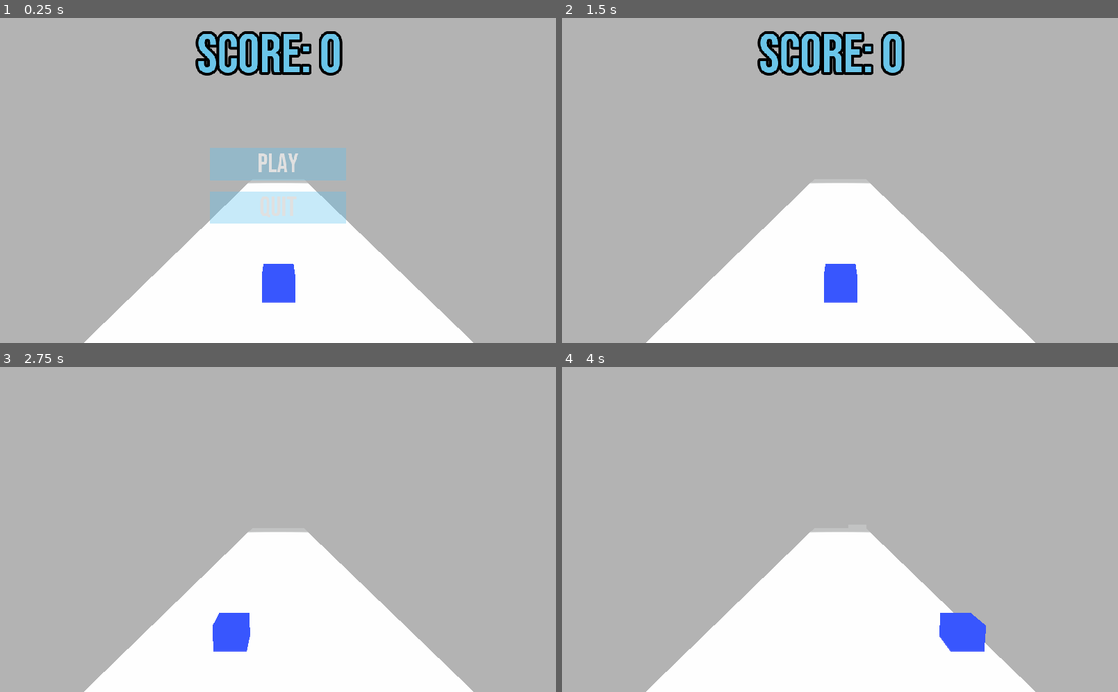
Above: before the commit, frames 1-4 (two rows, left to right).
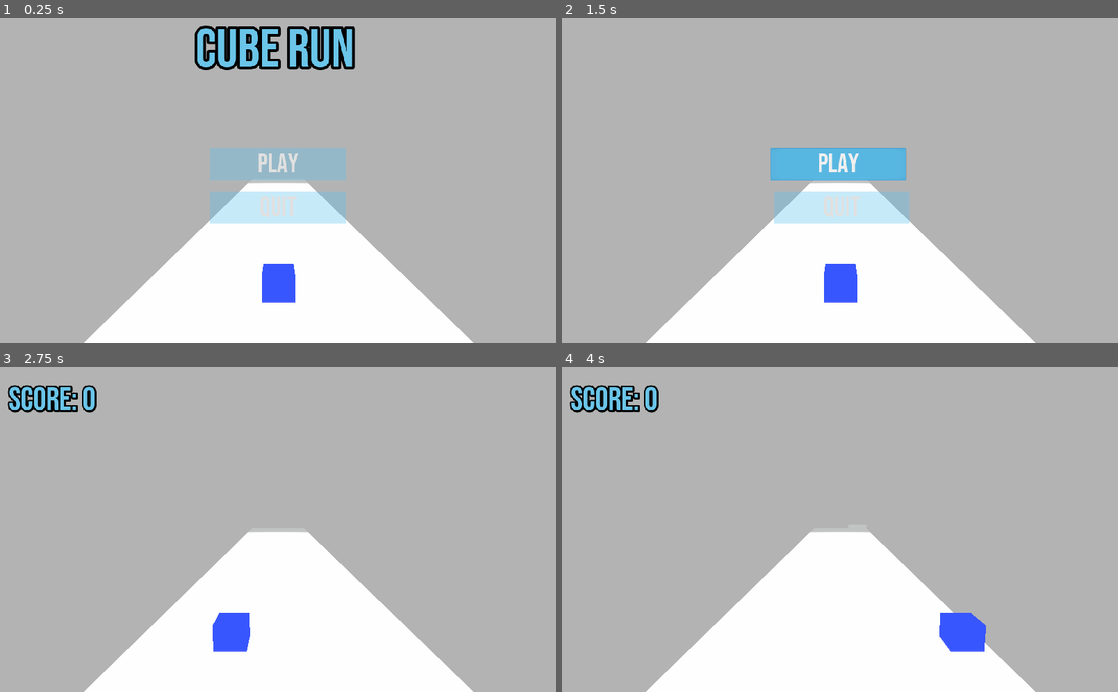
Above: after the commit, the same moments.

Repository: CrealStudio/Godot-Brackeys
Game: Godot game, scene res://scenes/World.tscn
The game is run twice, just before and just after one commit, with the same random seed, the same clock (stepped at 60 frames per second) and the same inputs.
Inputs:
- Up to frame 1 (0.25 s): no input
- Up to frame 2 (1.5 s): click "PLAY" at 0.5 s; tap Enter at 1.25 s; hold D (right) from 1.28 s (still down)
- Up to frame 3 (2.75 s): release D (right) at 2.03 s; hold A (left) from 2.03 s (still down)
- Up to frame 4 (4 s): release A (left) at 2.78 s; hold D (right) from 2.78 s (still down)

The runs differ from the first frame. In frame 1, 3.0% of the frame differs, in the area x 35-64%, y 2-18%; in frame 2, 7.8%, in the area x 35-63%, y 4-64%; in frame 3, 1.1%; in frame 4, 1.1%.

Commit message:
ui fixes

Diff:
--- /dev/null
+++ b/Bracckeys but godot/scenes/Camera.gd
@@ -0,0 +1 @@
+extends Camera
--- a/Bracckeys but godot/scenes/World.tscn
+++ b/Bracckeys but godot/scenes/World.tscn
@@ -7,6 +7,7 @@
 [ext_resource path="res://assets/font/BebasNeue-Regular.ttf" type="DynamicFontData" id=5]
 [ext_resource path="res://scenes/button_theme.tres" type="Theme" id=6]
 [ext_resource path="res://scripts/MainMenu.gd" type="Script" id=7]
+[ext_resource path="res://scenes/Camera.gd" type="Script" id=8]
 
 [sub_resource type="BoxShape" id=2]
 extents = Vector3( 6.25308, 4.24265, 1.70688 )
@@ -26,7 +27,6 @@
 fog_transmit_curve = 1.41421
 fog_height_enabled = true
 fog_height_min = 0.7
-dof_blur_far_enabled = true
 dof_blur_far_distance = 44.69
 dof_blur_far_transition = 556.2
 dof_blur_far_amount = 0.14
@@ -34,12 +34,6 @@
 glow_intensity = 1.66
 
 [sub_resource type="BoxShape" id=4]
-
-[sub_resource type="DynamicFont" id=7]
-size = 60
-outline_size = 3
-outline_color = Color( 0, 0, 0, 1 )
-font_data = ExtResource( 5 )
 
 [sub_resource type="DynamicFont" id=8]
 size = 100
@@ -52,6 +46,12 @@
 Label/colors/font_color = Color( 0.419608, 0.776471, 0.917647, 1 )
 Label/styles/normal = null
 
+[sub_resource type="DynamicFont" id=7]
+size = 60
+outline_size = 3
+outline_color = Color( 0, 0, 0, 1 )
+font_data = ExtResource( 5 )
+
 [node name="World" type="Spatial"]
 script = ExtResource( 3 )
 HitObjects = ExtResource( 4 )
@@ -62,6 +62,7 @@
 [node name="Camera" type="Camera" parent="."]
 transform = Transform( 1, 0, 0, 0, 0.993657, 0.112457, 0, -0.112457, 0.993657, -0.0388412, 11.1737, 24.4079 )
 current = true
+script = ExtResource( 8 )
 
 [node name="SpawnPoints" type="Spatial" parent="."]
 transform = Transform( 1, 0, 0, 0, 1, 0, 0, 0, 1, 0, 1.6499, -47.545 )
@@ -105,19 +106,6 @@
 
 [node name="ScoreTimer" type="Timer" parent="."]
 
-[node name="CanvasLayer" type="CanvasLayer" parent="."]
-
-[node name="Label" type="Label" parent="CanvasLayer"]
-visible = false
-margin_left = 16.0
-margin_top = 25.0
-margin_right = 176.0
-margin_bottom = 97.0
-custom_colors/font_color = Color( 0.419608, 0.776471, 0.917647, 1 )
-custom_colors/font_color_shadow = Color( 0, 0, 0, 1 )
-custom_fonts/font = SubResource( 7 )
-text = "Score: 0"
-
 [node name="MainMenu" type="CanvasLayer" parent="."]
 pause_mode = 2
 script = ExtResource( 7 )
@@ -127,15 +115,11 @@
 margin_right = 40.0
 margin_bottom = 40.0
 
-[node name="Label" type="Label" parent="MainMenu/Control"]
-anchor_left = 0.5
-anchor_top = 0.5
-anchor_right = 0.5
-anchor_bottom = 4.28
-margin_left = 343.0
-margin_top = -10.0
-margin_right = 642.0
-margin_bottom = -41.2
+[node name="NameLabel" type="Label" parent="MainMenu/Control"]
+anchor_left = 9.0
+anchor_right = 9.0
+margin_right = 299.0
+margin_bottom = 120.0
 theme = SubResource( 9 )
 text = "CUBE RUN"
 
@@ -168,6 +152,16 @@
 theme = ExtResource( 6 )
 text = "QUIT"
 
+[node name="ScoreLabel" type="Label" parent="MainMenu"]
+margin_left = -500.0
+margin_top = 25.0
+margin_right = -340.0
+margin_bottom = 97.0
+custom_colors/font_color = Color( 0.419608, 0.776471, 0.917647, 1 )
+custom_colors/font_color_shadow = Color( 0, 0, 0, 1 )
+custom_fonts/font = SubResource( 7 )
+text = "Score: 0"
+
 [node name="Tween" type="Tween" parent="MainMenu"]
 
 [connection signal="timeout" from="SpawnPoints/Timer" to="." method="_on_Timer_timeout"]
--- a/Bracckeys but godot/scripts/Global.gd
+++ b/Bracckeys but godot/scripts/Global.gd
@@ -3,3 +3,4 @@
 var score : int = 0
 var ObjSpeed : int = 20
 var SpawnTimer : float = 1
+var player = null
--- a/Bracckeys but godot/scripts/HitObjects.gd
+++ b/Bracckeys but godot/scripts/HitObjects.gd
@@ -9,4 +9,6 @@
 
 func _on_Area_body_entered(body):
 	if body.is_in_group("Player"):
-		get_tree().change_scene("res://scenes/Ui.tscn")
+		Global.player.fling()
+		get_tree().change_scene("res://scenes/World.tscn")
+		Global.score = 0
--- a/Bracckeys but godot/scripts/MainMenu.gd
+++ b/Bracckeys but godot/scripts/MainMenu.gd
@@ -2,9 +2,12 @@
 
 var can_pause : bool = true
 onready var MainMenu : Control = $Control
-onready var ScoreLabel : Label = $Control/Label
+onready var ScoreLabel : Label = $ScoreLabel
 onready var PlayBtn : Button = $Control/VBoxContainer/Play
 onready var QuitBtn : Button = $Control/VBoxContainer/Quit
+onready var GameName : Label = $Control/NameLabel
+onready var tween : Tween = $Tween
+var TweenTime  : float = .8
 
 func _ready():
 	pause()
@@ -21,24 +24,22 @@
 		get_tree().set_deferred("paused", false)
 
 func _on_Play_pressed():
-	$Tween.interpolate_property(PlayBtn, "rect_position:x", 0, 1000, Tween.TRANS_LINEAR, Tween.EASE_IN_OUT)
+	tween.interpolate_property(PlayBtn, "rect_position:x", 0, 1000, TweenTime, Tween.TRANS_ELASTIC, Tween.EASE_IN_OUT)
 
-	$Tween.interpolate_property(QuitBtn, "rect_position:x", 0, -1000, Tween.TRANS_LINEAR, Tween.EASE_OUT)
+	tween.interpolate_property(QuitBtn, "rect_position:x", 0, -1000, TweenTime, Tween.TRANS_ELASTIC, Tween.EASE_IN_OUT)
+
+	tween.interpolate_property(GameName, "rect_position:y", 0, -1000, TweenTime, Tween.TRANS_LINEAR, Tween.EASE_OUT)
 
 	$Tween.start()
 
 	yield(get_tree().create_timer(1), "timeout")
 
 	if get_tree().paused:
+		resume()
 		MainMenu.visible = false
-		ScoreLabel.visible = true
-		resume()
-	else:
-		ScoreLabel.visible = false
 
 
-
-
+		tween.interpolate_property(ScoreLabel, "rect_position:x", -500, 16, .5, Tween.TRANS_BOUNCE, Tween.EASE_OUT)
 
 
 
--- a/Bracckeys but godot/scripts/Player.gd
+++ b/Bracckeys but godot/scripts/Player.gd
@@ -1,8 +1,12 @@
 extends KinematicBody
 
-var velocity = Vector3()
-export var speed = 15
+var velocity : Vector3 = Vector3()
+export var speed : int = 15
 var CanMove : bool = false
+
+func _ready():
+	Global.player = self
+
 
 func _physics_process(delta):
 		if Input.is_action_pressed("left"):
@@ -17,3 +21,9 @@
 func _on_Area_body_entered(body):
 	if body.is_in_group("HitObjects"):
 		Global.score += 1
+
+
+func fling():
+	rotation_degrees.x = rand_range(30,120)
+	rotation_degrees.z = rand_range(30,120)
+	rotation_degrees.y = rand_range(30,120)
Not shown: 1 places in Bracckeys but godot/scenes/World.tscn that only renumber resources
